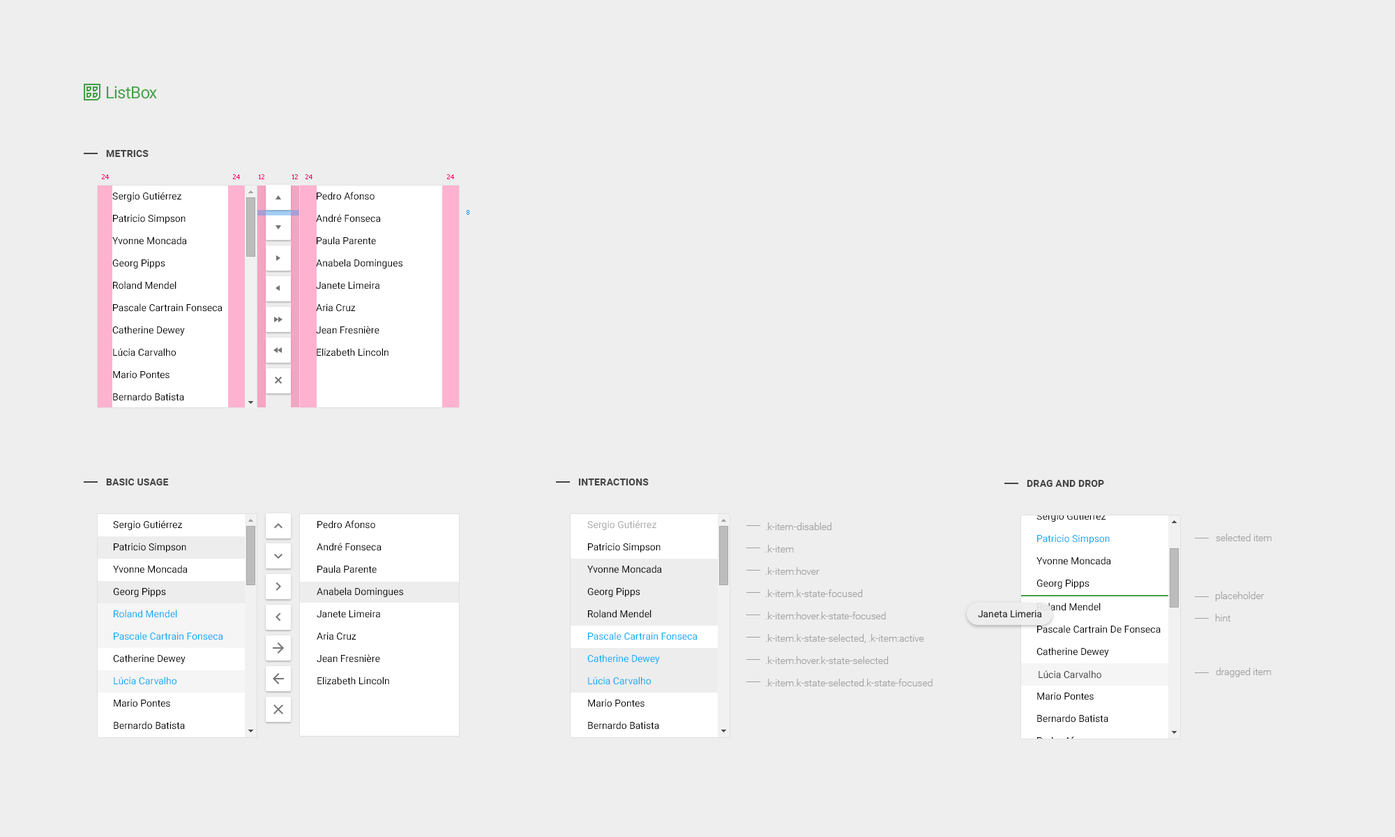
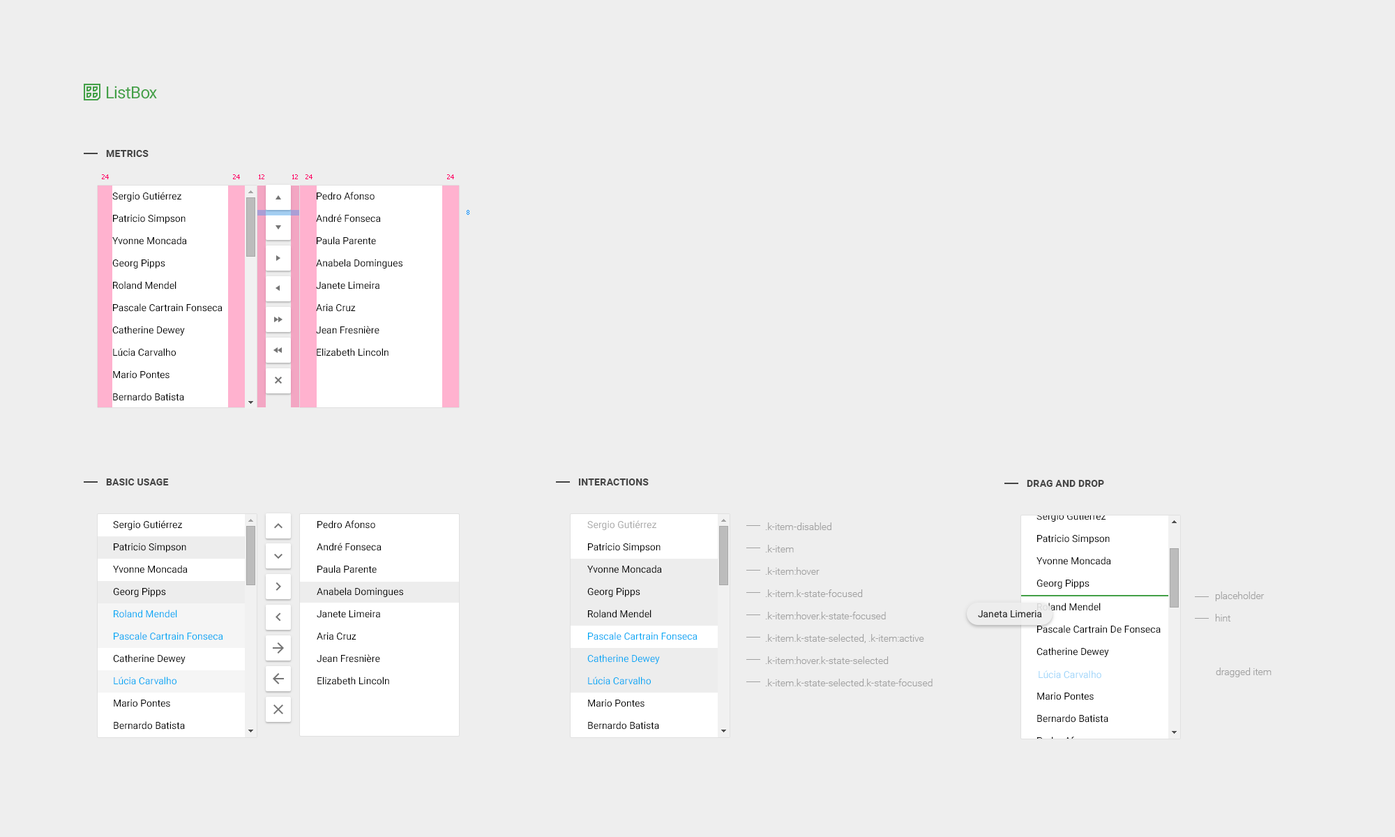
The second 1395 x 837 image is a revision of the first. Changes to its layers:
"Lúcia Carvalho": opacity 87% → 50%, painted on it over <box>1038,670,1102,679</box>
painted on "Sergio Gutiérrez Patricio Simpson Yvonne Moncada Georg Pipps R" (3rd of 3, in "Drag and Drop" › "listbox1") over <box>1037,534,1110,545</box>
removed layer "leaders" (3rd of 3, in "Drag and Drop" › "listbox1") from group "listbox1" over <box>1194,537,1209,674</box>
renamed "selected item dragged item" to "dragged item", painted on it over <box>1215,533,1272,542</box>
hid "selected" (19th of 22, in "Drag and Drop" › "listbox1") over <box>1021,663,1169,686</box>
